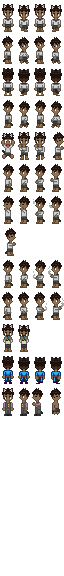
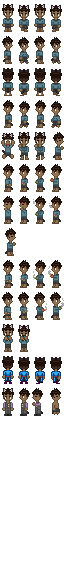
Revision of a layered 64px x 576px image; what changed, layer by layer:
painted on "Smoke" over [3, 209, 60, 344]
hid "Neutral" over [3, 18, 61, 344]
showed "Winter" over [3, 18, 61, 344]
painted on "7-Walk L" over [3, 18, 61, 121]
painted on "11-Walk L" over [3, 18, 61, 121]
painted on "20-Smoke [Hold Blunt1]" over [3, 82, 61, 185]
painted on "26-Smoke [Exhale1]" over [3, 115, 61, 281]
painted on "28-Smoke [Raise0]" over [5, 179, 60, 281]
painted on "37-Edible(2)" over [3, 275, 59, 344]
painted on "45-Stand (0) Pose" over [3, 307, 59, 344]
painted on "47-Walk L" over [3, 307, 59, 344]
painted on "Wedding Outfit" over [3, 307, 59, 344]
